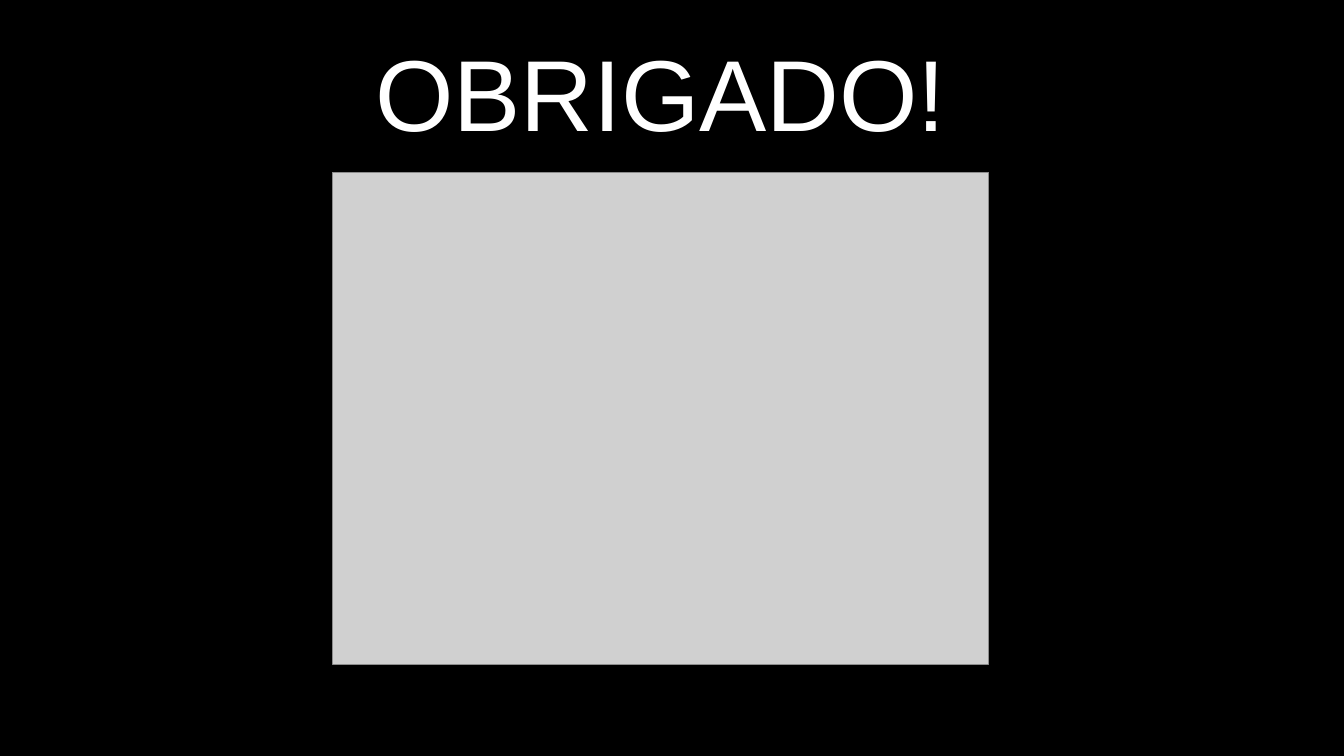
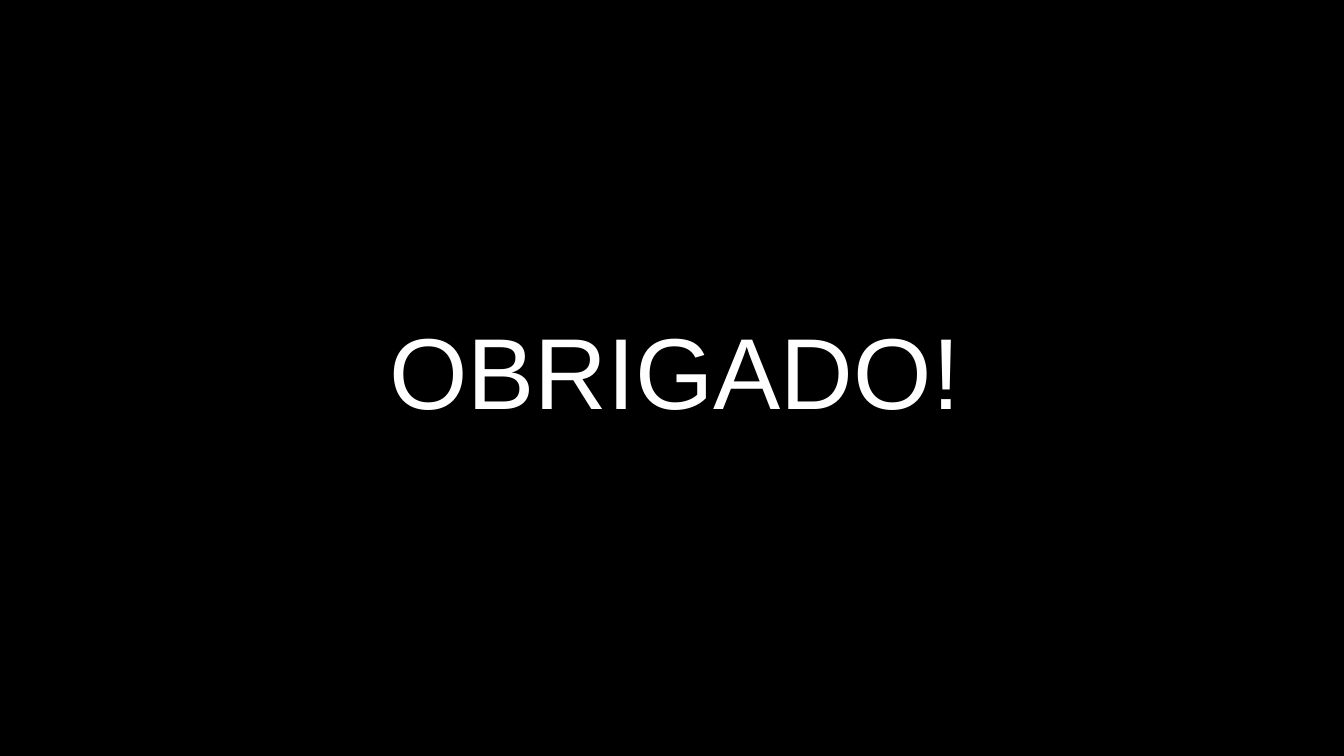
Before and after one commit to matheusclaudino/test-software, a slide deck: slide 55 of apresentacao/Apresentação - Teste de Software.pptx (slide 45 before the commit). Drawn at 1344x756 pixels with LibreOffice and Linux fonts; fonts in the diff are those of the drawing; grey boxes stand for pictures. Boxes give left, top, right and bottom in pixels: in the first picture for what was removed or moved away, otherwise in the second. Text is boxed around its words. In the diff, an @@ line names an element or a change of style, - is before the commit and + after.

```diff
--- a/apresentacao/Apresentação - Teste de Software.pptx
+++ b/apresentacao/Apresentação - Teste de Software.pptx
@@ picture removed at <box>333,172,989,664</box> @@
@@ title "OBRIGADO!": place and size @@
-title "OBRIGADO!" at <box>375,60,946,132</box>
+title "OBRIGADO!" at <box>389,338,960,410</box>
```
Also in this commit, not shown: 22 other slides changed, 10 slides added, 3 other files.
